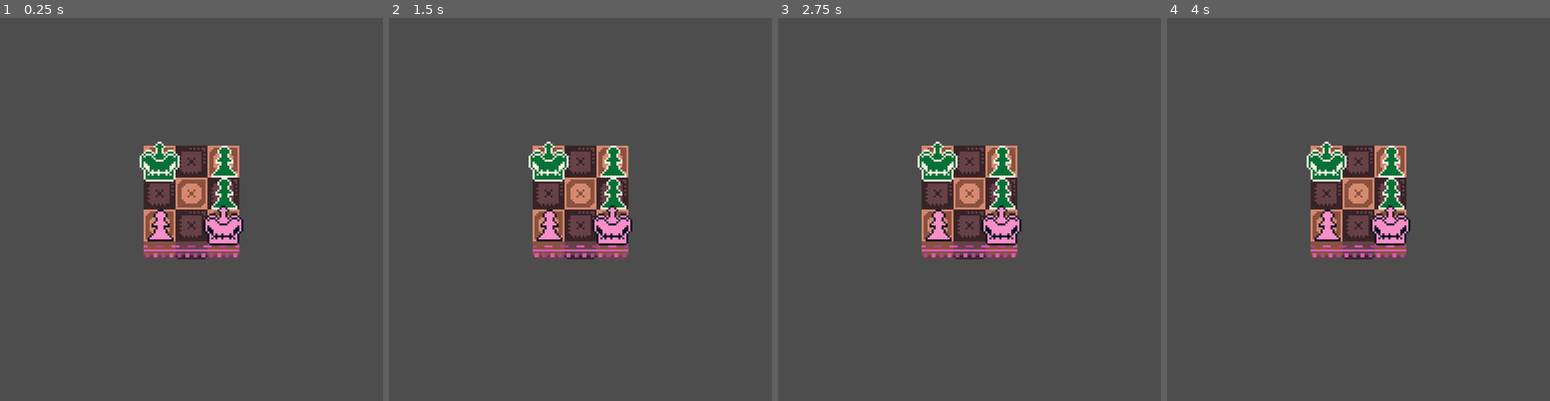
Above: before the commit, frames 1-4 (left to right).
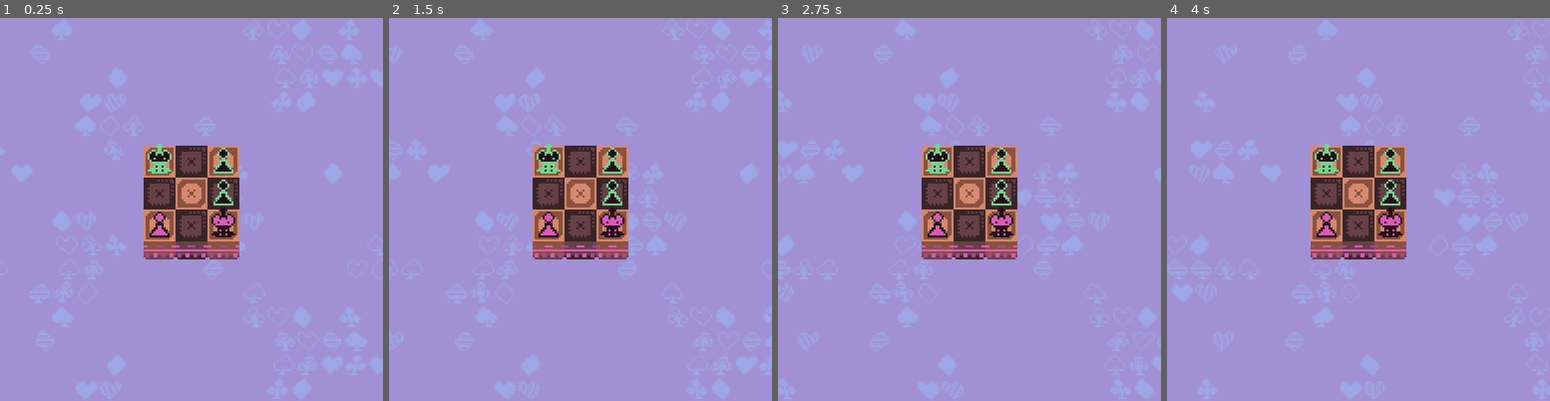
Above: after the commit, the same moments.

Repository: ivycase/GMTK2023-Final-Chess
Game: Godot game, scene res://scenes/levels/graphics_test.tscn
Same seed, same stepped clock (60 frames per second), same inputs: the game is played once before the commit and once after it. This scene is started directly instead of the project's main scene.
Inputs (mouse positions are in pixels of both pictures, inside the frame that each line leads up to):
- Up to frame 1 (0.25 s): no input
- Up to frame 2 (1.5 s): move the mouse to (664, 190) at 0.52 s; click (664, 190) at 0.6 s; move the mouse to (503, 228) at 1.27 s; click (503, 228) at 1.35 s
- Up to frame 3 (2.75 s): move the mouse to (1007, 125) at 2.02 s; click (1007, 125) at 2.1 s
- Up to frame 4 (4 s): move the mouse to (1339, 286) at 2.77 s; click (1339, 286) at 2.85 s; move the mouse to (1473, 266) at 3.52 s; click (1473, 266) at 3.6 s

The runs differ from the first frame. In frame 1, 95% of the frame differs, in the area x 0-100%, y 0-100%; in frame 2, 95%; in frame 3, 95%; in frame 4, 95%.

Commit message:
Added dynamic background

Diff:
--- a/scenes/levels/graphics_test.tscn
+++ b/scenes/levels/graphics_test.tscn
@@ -1,5 +1,8 @@
-[gd_scene load_steps=9 format=3 uid="uid://bnnflxkdui5fd"]
+[gd_scene load_steps=13 format=3 uid="uid://bnnflxkdui5fd"]
 
+[ext_resource type="Script" path="res://scripts/UI.gd" id="1_mwiro"]
+[ext_resource type="Shader" path="res://shaders/wobble.gdshader" id="1_qwb4f"]
+[ext_resource type="Texture2D" uid="uid://dhe2mg2tai2xk" path="res://sprites/chess-background.png" id="1_snugr"]
 [ext_resource type="Script" path="res://scripts/Board.gd" id="2_cvrpm"]
 [ext_resource type="TileSet" uid="uid://cgpoupdsra5vy" path="res://sprites/chess_tileset.tres" id="3_786fv"]
 [ext_resource type="PackedScene" uid="uid://b7kjbllnicsxh" path="res://scenes/pieces/Piece.tscn" id="3_l2ttq"]
@@ -9,8 +12,38 @@
 [ext_resource type="Script" path="res://scripts/BoardTiles.gd" id="5_lhdtl"]
 [ext_resource type="PackedScene" uid="uid://bbrrv357hyfoa" path="res://scenes/pieces/pink/king.tscn" id="6_45w8y"]
 
+[sub_resource type="ShaderMaterial" id="ShaderMaterial_l5ini"]
+shader = ExtResource("1_qwb4f")
+shader_parameter/amplitude = 0.009
+shader_parameter/frequency = 20.0
+shader_parameter/speed = 1.0
+shader_parameter/amplitude_vertical = 0.0
+shader_parameter/frequency_vertical = 0.0
+shader_parameter/speed_vertical = 0.0
+shader_parameter/scroll_direction = Vector2(-1, 0)
+shader_parameter/scrolling_speed = 0.05
+shader_parameter/color_shift = Color(0.745098, 0.505882, 0.890196, 1)
+shader_parameter/shift_amount = 0.5
+
 [node name="Level" type="Node2D"]
 position = Vector2(72, 64)
+
+[node name="UI" type="Control" parent="."]
+layout_mode = 3
+anchors_preset = 0
+offset_left = -72.0
+offset_top = -64.0
+offset_right = -32.0
+offset_bottom = -24.0
+script = ExtResource("1_mwiro")
+
+[node name="Background" type="TextureRect" parent="UI"]
+material = SubResource("ShaderMaterial_l5ini")
+offset_right = 640.0
+offset_bottom = 384.0
+scale = Vector2(0.75, 0.75)
+texture = ExtResource("1_snugr")
+stretch_mode = 1
 
 [node name="Board" type="Node2D" parent="." node_paths=PackedStringArray("Tilemap", "Prototype")]
 script = ExtResource("2_cvrpm")
--- a/scenes/pieces/green/king.tscn
+++ b/scenes/pieces/green/king.tscn
@@ -1,11 +1,11 @@
 [gd_scene load_steps=3 format=3 uid="uid://df55k5fv1rde4"]
 
 [ext_resource type="Script" path="res://scripts/Piece.gd" id="1_x1v0e"]
-[ext_resource type="Texture2D" uid="uid://qmew3cjpnxdx" path="res://sprites/pieces/black_king.png" id="2_dxf0i"]
+[ext_resource type="Texture2D" uid="uid://bqss6djgr5to8" path="res://sprites/pieces/green/king.png" id="2_8dwgk"]
 
 [node name="King" type="Node2D"]
 script = ExtResource("1_x1v0e")
 type = 5
 
 [node name="Sprite" type="Sprite2D" parent="."]
-texture = ExtResource("2_dxf0i")
+texture = ExtResource("2_8dwgk")
--- a/scenes/pieces/green/pawn.tscn
+++ b/scenes/pieces/green/pawn.tscn
@@ -1,10 +1,10 @@
 [gd_scene load_steps=3 format=3 uid="uid://5tbrxlda5kan"]
 
 [ext_resource type="Script" path="res://scripts/Piece.gd" id="1_ga36o"]
-[ext_resource type="Texture2D" uid="uid://dt64hpe5avjxf" path="res://sprites/pieces/black_pawn.png" id="2_xa32m"]
+[ext_resource type="Texture2D" uid="uid://dv5iof85ulqv5" path="res://sprites/pieces/green/pawn.png" id="2_m6wdk"]
 
 [node name="Pawn" type="Node2D"]
 script = ExtResource("1_ga36o")
 
 [node name="Sprite" type="Sprite2D" parent="."]
-texture = ExtResource("2_xa32m")
+texture = ExtResource("2_m6wdk")
--- a/scenes/pieces/pink/king.tscn
+++ b/scenes/pieces/pink/king.tscn
@@ -1,7 +1,7 @@
 [gd_scene load_steps=3 format=3 uid="uid://bbrrv357hyfoa"]
 
 [ext_resource type="Script" path="res://scripts/Piece.gd" id="1_x1v0e"]
-[ext_resource type="Texture2D" uid="uid://cefmo1o5xtoj7" path="res://sprites/pieces/white_king.png" id="2_lkrre"]
+[ext_resource type="Texture2D" uid="uid://bbyu4nk8rmfm4" path="res://sprites/pieces/pink/king.png" id="2_qk8ob"]
 
 [node name="King" type="Node2D"]
 script = ExtResource("1_x1v0e")
@@ -9,4 +9,4 @@
 team = 1
 
 [node name="Sprite" type="Sprite2D" parent="."]
-texture = ExtResource("2_lkrre")
+texture = ExtResource("2_qk8ob")
--- a/scenes/pieces/pink/pawn.tscn
+++ b/scenes/pieces/pink/pawn.tscn
@@ -1,11 +1,11 @@
 [gd_scene load_steps=3 format=3 uid="uid://1nhckci2d4ta"]
 
 [ext_resource type="Script" path="res://scripts/Piece.gd" id="1_tsgel"]
-[ext_resource type="Texture2D" uid="uid://bi81xss44mxex" path="res://sprites/pieces/white_pawn.png" id="2_tcfq2"]
+[ext_resource type="Texture2D" uid="uid://dxonnc75dj4x6" path="res://sprites/pieces/pink/pawn.png" id="2_ne71n"]
 
 [node name="Pawn" type="Node2D"]
 script = ExtResource("1_tsgel")
 team = 1
 
 [node name="Sprite" type="Sprite2D" parent="."]
-texture = ExtResource("2_tcfq2")
+texture = ExtResource("2_ne71n")
--- a/scripts/Global.gd
+++ b/scripts/Global.gd
@@ -7,6 +7,10 @@
 var current_team = Team.PINK
 var green_pieces = []
 var pink_pieces = []
+var UI = null
+
+func _ready():
+	UI = get_node("/root/Level/UI")
 
 func add_piece(piece, team):
 	match team:
@@ -29,6 +33,7 @@
 
 func switch_teams():
 	current_team = get_next_team(current_team)
+	UI.bg_color_shift()
 
 func get_current_team():
 	return current_team
--- a/scripts/Piece.gd
+++ b/scripts/Piece.gd
@@ -1,23 +1,24 @@
 extends Node2D
 
 @onready var sprite = get_node("Sprite")
-@onready var green_pieces = [preload("res://sprites/pieces/black_pawn.png"),
+@onready var green_pieces = [preload("res://sprites/pieces/green/pawn.png"),
 							 preload("res://sprites/pieces/black_knight.png"),
 							 preload("res://sprites/pieces/black_bishop.png"),
 							 preload("res://sprites/pieces/black_rook.png"),
 							 preload("res://sprites/pieces/black_queen.png"),
-							 preload("res://sprites/pieces/black_king.png")]
-@onready var pink_pieces = [preload("res://sprites/pieces/white_pawn.png"),
+							 preload("res://sprites/pieces/green/king.png")]
+@onready var pink_pieces = [preload("res://sprites/pieces/pink/pawn.png"),
 							 preload("res://sprites/pieces/white_knight.png"),
 							 preload("res://sprites/pieces/white_bishop.png"),
 							 preload("res://sprites/pieces/white_rook.png"),
 							 preload("res://sprites/pieces/white_queen.png"),
-							 preload("res://sprites/pieces/white_king.png")]
+							 preload("res://sprites/pieces/pink/king.png")]
 
 @export var type = Global.Type.PAWN
 @export var team = Global.Team.GREEN
 var tile = Vector2i()
 var sliding = false
+var offset = Vector2(0, -2)
 
 func _ready():
 	if type == Global.Type.HOLE: return
@@ -32,7 +33,7 @@
 
 func set_tile(tile_coords, pos_coords):
 	tile = tile_coords
-	position = pos_coords
+	position = pos_coords + offset
 
 func get_pattern():
 	match type:
--- /dev/null
+++ b/scripts/UI.gd
@@ -0,0 +1,30 @@
+extends Control
+
+@onready var background = get_node("Background")
+
+var background_green = Color("81e39f")
+var background_pink = Color("be81e3")
+
+var shifting = false
+var target = background_pink
+var opposite_direction = Vector2(-1, 0)
+var shift_interpolate = 0
+var speed = 0.1
+
+func bg_color_shift():
+	shifting = true
+	target = background_green if target == background_pink else background_pink
+	opposite_direction = -opposite_direction
+	shift_interpolate = 0
+
+func _process(delta):
+	if shifting && shift_interpolate <= 1:
+		shift_interpolate += delta * speed
+
+		var current_color = background.material.get_shader_parameter("color_shift")
+		var new_color = current_color.lerp(target, shift_interpolate)
+		background.material.set_shader_parameter("color_shift", new_color)
+
+		var current_direction = background.material.get_shader_parameter("scroll_direction")
+		var new_direction = current_direction.lerp(opposite_direction, shift_interpolate)
+		background.material.set_shader_parameter("scroll_direction", new_direction)
--- /dev/null
+++ b/shaders/wobble.gdshader
@@ -0,0 +1,29 @@
+/*
+Earthbound battle backgrounds shader with scrolling effect and palette cycling like in the original game.
+by @retr0_dev, modified by @absolutelyivy
+
+Apply the shader to a TextureRect or a Sprite. Use a texture with some shapes in a transparent background for best results.
+You can then use a ColorRect or another method to paint the background.
+You can use the shader on multiple TextureRects and obtain a double-buffer effect tweaking the values for each one, remember to Make Unique the shader material.
+*/
+shader_type canvas_item;
+
+uniform float amplitude = 0.075;
+uniform float frequency = 10.0;
+uniform float speed = 2.0;
+uniform float amplitude_vertical = 0.0;
+uniform float frequency_vertical = 0.0;
+uniform float speed_vertical = 0.0;
+uniform vec2 scroll_direction = vec2(0.0, 0.0);
+uniform float scrolling_speed = 0.08;
+uniform vec4 color_shift : source_color;
+uniform float shift_amount = 0.5;
+
+void fragment()
+{
+	float diff_x = amplitude * sin((frequency * UV.y) + (speed * TIME));
+	float diff_y = amplitude_vertical * sin((frequency_vertical * UV.y)  + (speed_vertical * TIME));
+	vec2 scroll = scroll_direction * TIME * scrolling_speed;
+	COLOR = texture(TEXTURE, vec2(UV.x + diff_x, UV.y + diff_y) + scroll);
+	COLOR = mix(COLOR, color_shift, shift_amount);
+}
Binary file added: sprites/chess-background.png
Not shown, added: sprites/chess-background.png.import
Binary file added: sprites/pieces/green/king.png
Not shown, added: sprites/pieces/green/king.png.import
Binary file added: sprites/pieces/green/pawn.png
Not shown, added: sprites/pieces/green/pawn.png.import
Binary file added: sprites/pieces/pink/king.png
Not shown, added: sprites/pieces/pink/king.png.import
Binary file added: sprites/pieces/pink/pawn.png
Not shown, added: sprites/pieces/pink/pawn.png.import
